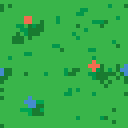
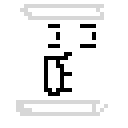
Layered file, before and after one edit (128 x 128). Changes by layer:
added group "Files" with 4 layers above "Tiles" over (16, 4, 112, 124)
added layer "Layer 1 copy 2" in group "Files" over (16, 4, 112, 116)
hid "Grass1", moved it into group "Tiles" over (0, 0, 128, 128)
added group "Robo" with 12 layers over (16, 0, 112, 128)
